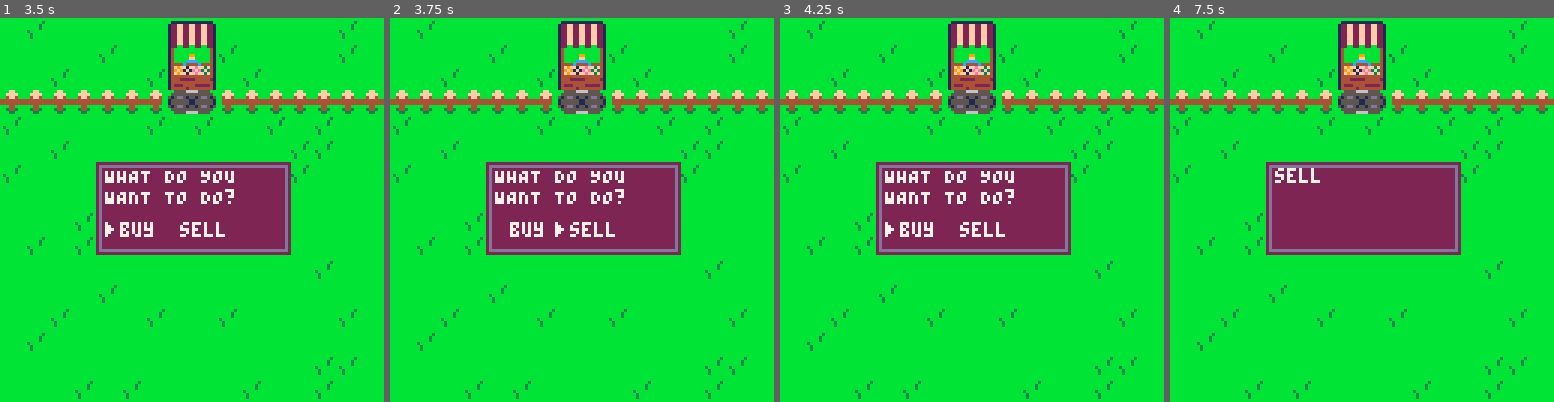
Above: before the commit, frames 1-4 (left to right).
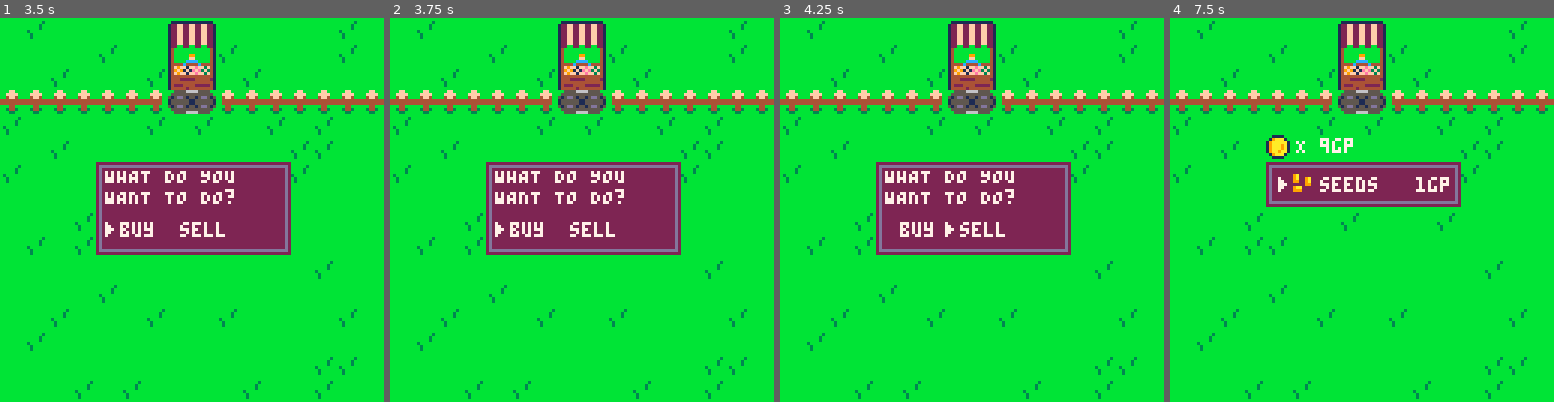
Above: after the commit, the same moments.

Repository: ritasker/SunDropHill
Game: PICO-8 cartridge sundrop_hill.p8
Same seed, same stepped clock (60 frames per second), same inputs: the game is played once before the commit and once after it.
Inputs:
- Up to frame 1 (3.5 s): tap O (Z key) at 0.33, 1.07, 2.22 s; tap Down at 0.7 s; tap X (X key) at 1.43, 2.07, 2.82 s; hold Up 1.97-2.63 s; hold Right 2.68-3.02 s; hold Down from 3.07 s (still down)
- Up to frame 2 (3.75 s): tap X (X key) at 3.57 s; tap O (Z key) at 3.72 s; release Down at 3.73 s
- Up to frame 3 (4.25 s): hold Left 3.78-4.12 s; hold Up from 4.17 s (still down)
- Up to frame 4 (7.5 s): tap X (X key) every 0.75 s from 4.32 to 7.32 s; release Up at 4.5 s; hold Left 4.55-5.05 s; hold Right 5.1-5.93 s; tap O (Z key) at 5.22, 6.72 s; hold Up 5.98-6.65 s; hold Right 6.7-7.03 s; hold Down from 7.08 s (still down)

Frame 1 is identical in both runs. In frame 2, 0.1% of the frame differs, in the area x 27-46%, y 53-58%; in frame 3, 0.1%; in frame 4, 8.1%, in the area x 25-76%, y 30-62%.

Commit message:
Sell Carrots

Diff:
--- a/entities/game.lua
+++ b/entities/game.lua
@@ -7,8 +7,8 @@
   }
 
   inv_sel=1
-  inv = {}
-  add(inv, {
+  plr_inv = {}
+  add(plr_inv, {
     name = "gold",
     qty = 10,
     sp = 18
@@ -38,29 +38,25 @@
     local pty = flr((plr.y + 6) / 8)
 
     if over_planted_seeds(ptx,pty) then
-      print("over seeds", 64, 64,7)
       water(ptx, pty)
     end
 
     if over_farmable_land(ptx, pty) and seeds_selected() then
-      print("over farmland", 64, 64,7)
       plant(ptx, pty)
     end
 
     if over_fully_grown_crop(ptx, pty) then
-      print("over carrots", 64, 64,7)
       harvest(ptx, pty)
     end
 
     if at_store(ptx, pty) then
-      print("at store", 64, 64,7)
       init_menu()
       state="menu"
     end
   end
 
-  if btnp(🅾️) and #inv > 0 then
-    if inv_sel == #inv then
+  if btnp(🅾️) and #plr_inv > 0 then
+    if inv_sel == #plr_inv then
       inv_sel = 1
     else
       inv_sel += 1
@@ -153,7 +149,7 @@
 end
 
 function seeds_selected()
-  return inv[inv_sel].name == "seeds"
+  return plr_inv[inv_sel].name == "seeds"
 end
 
 function get_inv_item_by_name(t, name)
@@ -173,18 +169,18 @@
   rect(68, 112, 79, 123, 5)
   rect(80, 112, 91, 123, 5)
 
-  for i = 1, #inv do
-    spr(inv[i].sp, 23 + (8 * i) + (4 * i - 1), 114)
-    print(inv[i].qty, 23 + (8 * i) + (4 * i - 1), 106, 7)
-  end
-
-  if #inv > 0 then
+  for i = 1, #plr_inv do
+    spr(plr_inv[i].sp, 23 + (8 * i) + (4 * i - 1), 114)
+    print(plr_inv[i].qty, 23 + (8 * i) + (4 * i - 1), 106, 7)
+  end
+
+  if #plr_inv > 0 then
     rect(23 + (10 * inv_sel) + (2 * (inv_sel - 1)), 113, 32 + (10 * inv_sel) + (2 * (inv_sel - 1)), 122, 10)
   end
 end
 
 function plant(x, y)
-  local seeds = get_inv_item_by_name(inv, "seeds")
+  local seeds = get_inv_item_by_name(plr_inv, "seeds")
   if seeds != nil and seeds.qty > 0 then
     plr.ply_ani = true
     add(crops, {
@@ -198,7 +194,7 @@
     seeds.qty -= 1
 
     if seeds.qty == 0 then
-      del(inv, seeds)
+      del(plr_inv, seeds)
       inv_sel = 1
     end
   end
@@ -219,11 +215,12 @@
   for c in all(crops) do
     if c.x == x and c.y == y then
       c.sp = 0
-      local carrots = get_inv_item_by_name(inv, "carrots")
+      local carrots = get_inv_item_by_name(plr_inv, "carrots")
       if carrots == nil then
-        add(inv, {
+        add(plr_inv, {
           name = "carrots",
           qty = 1,
+          gp=5,
           sp = 17
         })
       else
--- a/entities/menu.lua
+++ b/entities/menu.lua
@@ -9,13 +9,6 @@
             name = "seeds",
             gp = 1,
             sp = 16
-        }
-    )
-    add(
-        store_inv, {
-            name = "carrots",
-            gp = 1,
-            sp = 17
         }
     )
 end
@@ -72,14 +65,14 @@
     end
 
     if btnp(❎) then
-        local gold = get_inv_item_by_name(inv, "gold")
+        local gold = get_inv_item_by_name(plr_inv, "gold")
         if gold != nil and gold.qty > 0 then
-            local seeds = get_inv_item_by_name(inv, "seeds")
+            local seeds = get_inv_item_by_name(plr_inv, "seeds")
             if seeds != nil then
                 seeds.qty += 1
             else
                 add(
-                    inv, {
+                    plr_inv, {
                         name = "seeds",
                         qty = 1,
                         sp = 16
@@ -96,6 +89,29 @@
 end
 
 function update_sell_menu()
+    if btnp(❎) then
+        local carrots = get_inv_item_by_name(plr_inv, "carrots")
+        if carrots != nil and carrots.qty > 0 then
+            local gold = get_inv_item_by_name(plr_inv, "gold")
+            if gold != nil then
+                gold.qty += carrots.gp
+            else
+                add(
+                    plr_inv, {
+                        name = "gold",
+                        qty = carrots.gp,
+                        sp = 18
+                    }
+                )
+            end
+            carrots.qty -= 1
+
+            if carrots.qty == 0 then
+                del(plr_inv, carrots)
+            end
+        end
+    end
+
     if btnp(🅾️) then
         menu_state = "store"
     end
@@ -125,7 +141,7 @@
 end
 
 function draw_buy_menu()
-    local gold = get_inv_item_by_name(inv, "gold")
+    local gold = get_inv_item_by_name(plr_inv, "gold")
     spr(gold.sp, 32, 39)
     print("X " .. gold.qty .. "gp", 42, 40, 7)
 
@@ -143,7 +159,19 @@
 end
 
 function draw_sell_menu()
-    rectfill(32, 48, 96, 78, 2)
-    rect(33, 49, 95, 77, 13)
-    print("sell", 35, 50, 7)
+    local gold = get_inv_item_by_name(plr_inv, "gold")
+    spr(gold.sp, 32, 39)
+    print("X " .. gold.qty .. "gp", 42, 40, 7)
+
+    rectfill(32, 48, 96, 62, 2)
+    rect(33, 49, 95, 61, 13)
+
+    local carrots = get_inv_item_by_name(plr_inv, "carrots")
+    if carrots != nil then
+        spr(carrots.sp, 40, 51)
+        print(carrots.name, 50, 53, 7)
+        print(carrots.gp .. "gp", 82, 53, 7)
+
+        print("▶", 36, 53, 7)
+    end
 end
